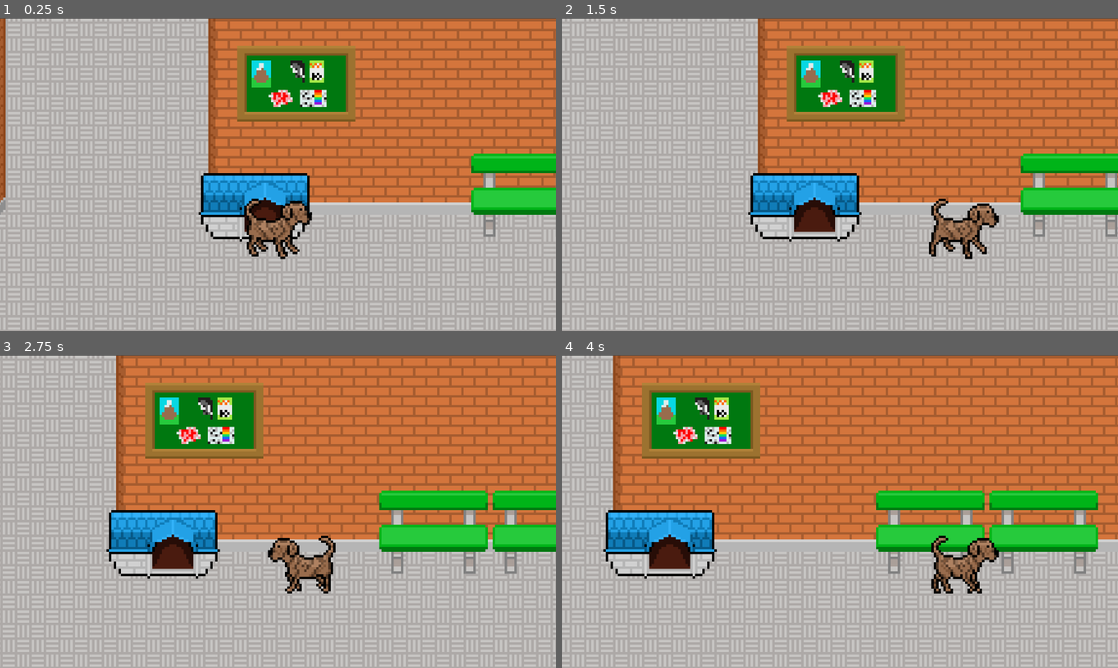
Above: before the commit, frames 1-4 (two rows, left to right).
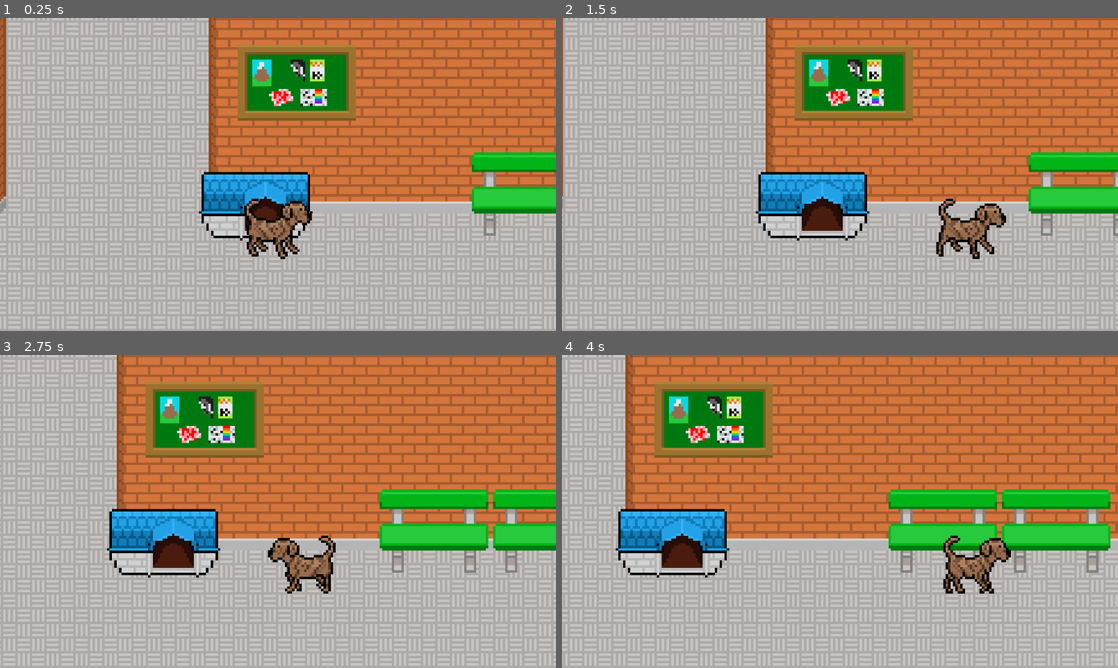
Above: after the commit, the same moments.

Repository: vlcanesin/Chico-PET-Jam
Game: Godot game, scene res://locais/spawnFisicaLetras.tscn
Same seed, same stepped clock (60 frames per second), same inputs: the game is played once before the commit and once after it. This scene is started directly instead of the project's main scene.
Inputs:
- Up to frame 1 (0.25 s): no input
- Up to frame 2 (1.5 s): tap Enter (ui_accept) at 0.5, 0.6, 0.77, 1.07, 1.35 s; hold Right (ui_right) from 0.53 s (still down)
- Up to frame 3 (2.75 s): tap Enter (ui_accept) at 1.52, 1.82, 2.1 s; release Right (ui_right) at 2.03 s; hold Left (ui_left) from 2.03 s (still down)
- Up to frame 4 (4 s): release Left (ui_left) at 2.78 s; hold Right (ui_right) from 2.78 s (still down); tap Enter (ui_accept) at 2.85, 3.02, 3.32, 3.6, 3.77 s

The runs differ from the first frame. In frame 1, 19% of the frame differs, in the area x 0-100%, y 0-100%; in frame 2, 41%; in frame 3, 19%; in frame 4, 41%.

Commit message:
Adição da câmera e tentativa de implementar as bordas do mapa
Cenário principal e tentativas do testeColisao

Diff:
--- a/chico/chico.gd
+++ b/chico/chico.gd
@@ -1,6 +1,6 @@
 extends CharacterBody2D
 
-const SPEED = 300.0
+@export var SPEED : float = 300.0
 
 @onready var _walk_sprite = $WalkSprite
 
--- a/chico/chico.tscn
+++ b/chico/chico.tscn
@@ -13,6 +13,9 @@
 [ext_resource type="Texture2D" uid="uid://di2vhefouxvlf" path="res://assets/sprites/chico/spritesheet-chico5-flipped.png" id="6_i4laa"]
 [ext_resource type="Texture2D" uid="uid://c1ohggrnklejv" path="res://assets/sprites/chico/spritesheet-chico6.png" id="6_v4x1n"]
 [ext_resource type="Texture2D" uid="uid://b88o3uvkvojo8" path="res://assets/sprites/chico/spritesheet-chico6-flipped.png" id="7_diwxp"]
+
+[sub_resource type="RectangleShape2D" id="RectangleShape2D_opx01"]
+size = Vector2(145, 139)
 
 [sub_resource type="SpriteFrames" id="SpriteFrames_aoagg"]
 animations = [{
@@ -63,25 +66,25 @@
 "speed": 8.0
 }]
 
-[sub_resource type="RectangleShape2D" id="RectangleShape2D_opx01"]
-size = Vector2(145, 124)
-
 [node name="Chico" type="CharacterBody2D"]
 position = Vector2(589, 327)
 script = ExtResource("1_iifu8")
+
+[node name="CollisionShape2D" type="CollisionShape2D" parent="."]
+position = Vector2(-0.5, 1.5)
+shape = SubResource("RectangleShape2D_opx01")
+one_way_collision_margin = 0.0
 
 [node name="WalkSprite" type="AnimatedSprite2D" parent="."]
 sprite_frames = SubResource("SpriteFrames_aoagg")
 animation = &"right"
 frame_progress = 0.900956
 
-[node name="CollisionShape2D" type="CollisionShape2D" parent="."]
-position = Vector2(-2.5, 2)
-shape = SubResource("RectangleShape2D_opx01")
-
 [node name="Camera" type="Camera2D" parent="."]
 offset = Vector2(0, -110)
-limit_left = -1000
+limit_left = 0
+position_smoothing_enabled = true
+position_smoothing_speed = 10.0
 drag_horizontal_enabled = true
 drag_left_margin = 0.45
 drag_right_margin = 0.45
--- a/locais/spawnFisicaLetras.tscn
+++ b/locais/spawnFisicaLetras.tscn
@@ -1,14 +1,21 @@
-[gd_scene load_steps=3 format=3 uid="uid://d3857yr2eyjnp"]
+[gd_scene load_steps=4 format=3 uid="uid://d3857yr2eyjnp"]
 
 [ext_resource type="Texture2D" uid="uid://ctuvmjcsil0mv" path="res://assets/sprites/localidades/spawn.png" id="1_1oi8u"]
 [ext_resource type="PackedScene" uid="uid://r6tpqlaxacs2" path="res://chico/chico.tscn" id="2_34yms"]
+[ext_resource type="PackedScene" uid="uid://cfe0q32vvc5ms" path="res://prefabs/paredesInvisiveis.tscn" id="3_4ia64"]
 
 [node name="SpawnFisicaLetras" type="Node2D"]
 
 [node name="Spawn" type="Sprite2D" parent="."]
-position = Vector2(84, 324.25)
+position = Vector2(2416, 328)
 scale = Vector2(1, 1.01328)
 texture = ExtResource("1_1oi8u")
 
 [node name="Chico" parent="." instance=ExtResource("2_34yms")]
-position = Vector2(696, 432)
+position = Vector2(3027, 438)
+
+[node name="ParedesInvisiveis" parent="." instance=ExtResource("3_4ia64")]
+position = Vector2(2774, 405)
+
+[node name="ParedesInvisiveis2" parent="." instance=ExtResource("3_4ia64")]
+position = Vector2(3226, 406)
--- /dev/null
+++ b/locais/testecolisao.gd
@@ -0,0 +1,28 @@
+extends CharacterBody2D
+
+
+const SPEED = 300.0
+const JUMP_VELOCITY = -400.0
+
+# Get the gravity from the project settings to be synced with RigidBody nodes.
+var gravity = ProjectSettings.get_setting("physics/2d/default_gravity")
+
+
+func _physics_process(delta):
+	# Add the gravity.
+	if not is_on_floor():
+		velocity.y += gravity * delta
+
+	# Handle jump.
+	if Input.is_action_just_pressed("ui_accept") and is_on_floor():
+		velocity.y = JUMP_VELOCITY
+
+	# Get the input direction and handle the movement/deceleration.
+	# As good practice, you should replace UI actions with custom gameplay actions.
+	var direction = Input.get_axis("ui_left", "ui_right")
+	if direction:
+		velocity.x = direction * SPEED
+	else:
+		velocity.x = move_toward(velocity.x, 0, SPEED)
+
+	move_and_slide()
--- /dev/null
+++ b/prefabs/paredesInvisiveis.tscn
@@ -0,0 +1,12 @@
+[gd_scene load_steps=2 format=3 uid="uid://cfe0q32vvc5ms"]
+
+[sub_resource type="RectangleShape2D" id="RectangleShape2D_olq4l"]
+size = Vector2(76, 281)
+
+[node name="ParedesInvisiveis" type="Node2D"]
+
+[node name="Area2D" type="Area2D" parent="."]
+
+[node name="CollisionShape2D" type="CollisionShape2D" parent="Area2D"]
+position = Vector2(1, -3)
+shape = SubResource("RectangleShape2D_olq4l")
